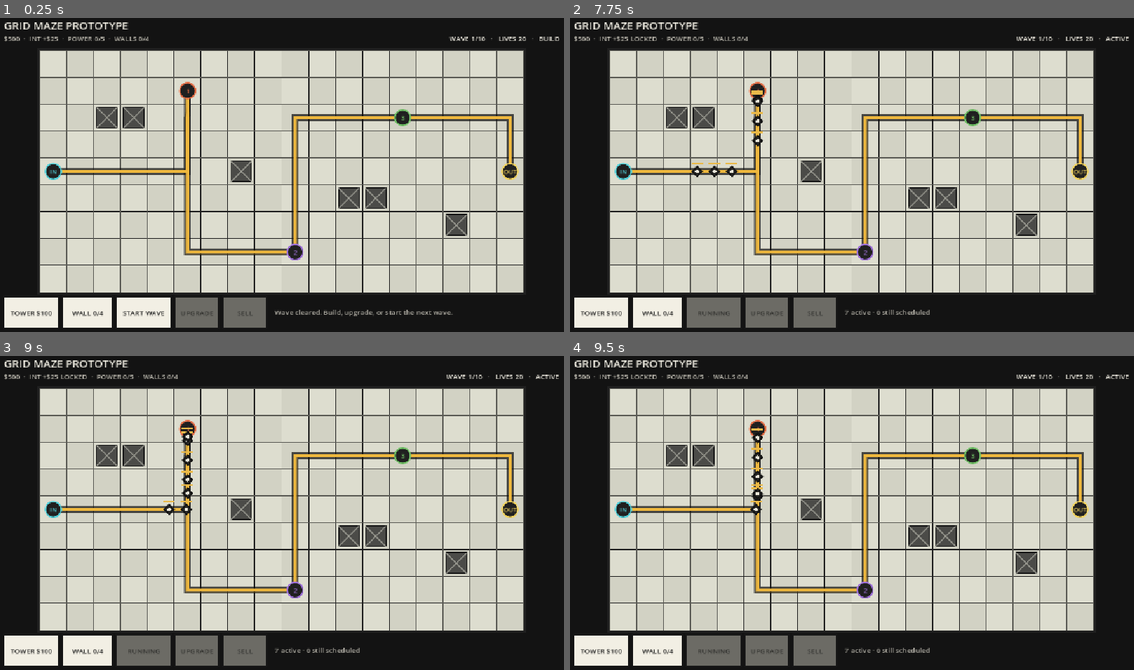
Above: before the commit, frames 1-4 (two rows, left to right).
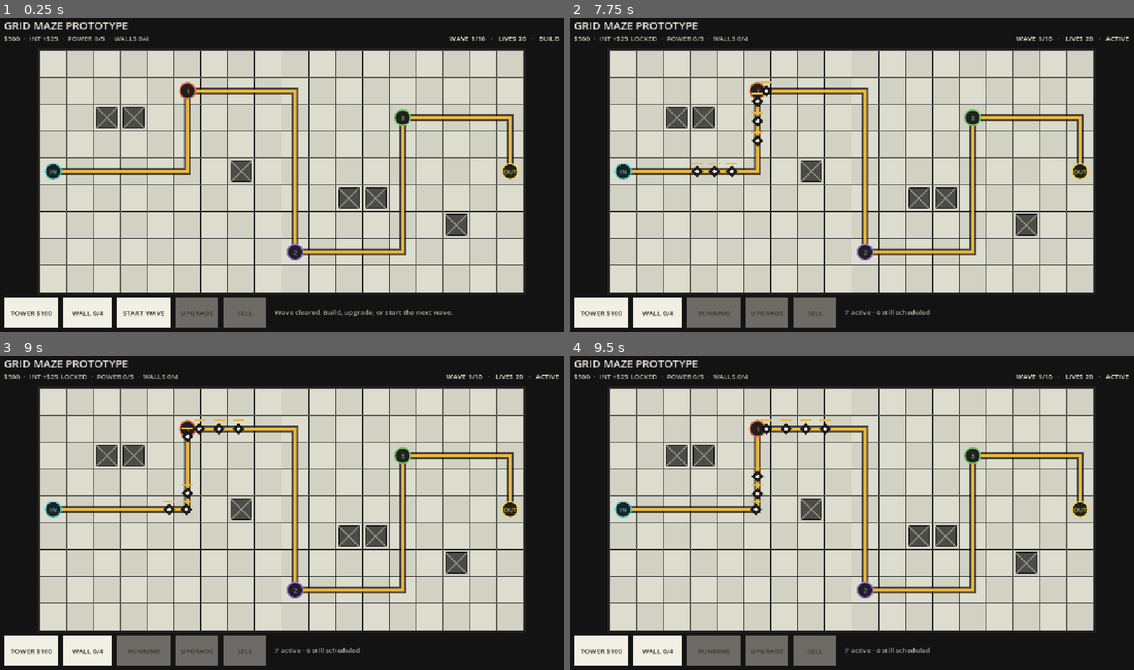
Above: after the commit, the same moments.

Repository: tstover91/Towerdefense
Game: Godot game, scene res://prototype/prototype_main.tscn
Two runs of this game, one before a commit and one after it. Both use one fixed random seed, a clock stepped at 60 frames per second and the inputs below.
Inputs (mouse positions are in pixels of both pictures, inside the frame that each line leads up to):
- Up to frame 1 (0.25 s): no input
- Up to frame 2 (7.75 s): tap Enter at 0.5 s; move the mouse to (976, 159) at 0.52 s; click (976, 159) at 0.67 s; tap Space at 0.77, 1.25, 3.77, 6.77 s; drag from (739, 193) to (823, 240) at 1.27 s; move the mouse to (908, 105) at 2.02 s; click (908, 105) at 2.17 s; drag from (823, 240) to (677, 127) at 2.77 s; move the mouse to (1021, 225) at 3.52 s; click (1021, 225) at 3.67 s; drag from (677, 127) to (767, 96) at 4.27 s; move the mouse to (880, 175) at 5.02 s; click (880, 175) at 5.17 s; drag from (767, 96) to (739, 193) at 5.77 s; move the mouse to (976, 159) at 6.52 s; click (976, 159) at 6.67 s; drag from (739, 193) to (823, 240) at 7.27 s
- Up to frame 3 (9 s): move the mouse to (338, 443) at 8.02 s; click (338, 443) at 8.17 s; drag from (253, 578) to (107, 465) at 8.77 s
- Up to frame 4 (9.5 s): no input

The runs differ from the first frame. In frame 1, 2.6% of the frame differs, in the area x 32-73%, y 22-76%; in frame 2, 2.6%; in frame 3, 2.7%; in frame 4, 2.8%, in the area x 32-73%, y 20-76%.

Commit message:
Prevent waypoint route backtracking

Diff:
--- a/prototype/grid_route_follower.gd
+++ b/prototype/grid_route_follower.gd
@@ -16,6 +16,8 @@
 var speed_pixels_per_second := 115.0
 var active := false
 var travel_direction := Vector2.RIGHT
+var traversed_edges: Dictionary = {}
+var last_reached_cell := Vector2i(-1, -1)
 
 
 func configure(
@@ -38,6 +40,8 @@
 	active = true
 	route.clear()
 	route_index = 0
+	traversed_edges.clear()
+	last_reached_cell = router.entrance
 	return reroute()
 
 
@@ -45,9 +49,12 @@
 	if not active or router == null:
 		return false
 	var anchor_cell := get_route_anchor_cell()
+	var unavailable_edges := _get_used_edges_with_active_step(anchor_cell)
 	var new_route: Array[Vector2i] = router.find_complete_route(
 		anchor_cell,
-		next_checkpoint_index
+		next_checkpoint_index,
+		{},
+		unavailable_edges
 	)
 	if new_route.is_empty():
 		active = false
@@ -72,6 +79,7 @@
 		"cell": anchor_cell,
 		"occupied_cells": occupied_cells,
 		"next_checkpoint_index": next_checkpoint_index,
+		"used_edges": _get_used_edges_with_active_step(anchor_cell),
 	}
 
 
@@ -112,6 +120,9 @@
 				break
 		position = target_position
 		var arrived_cell := route[route_index]
+		if last_reached_cell.x >= 0 and last_reached_cell != arrived_cell:
+			traversed_edges[router.get_edge_key(last_reached_cell, arrived_cell)] = true
+		last_reached_cell = arrived_cell
 		route_index += 1
 		while (
 			next_checkpoint_index < router.get_checkpoint_count()
@@ -127,6 +138,13 @@
 	queue_redraw()
 
 
+func _get_used_edges_with_active_step(anchor_cell: Vector2i) -> Dictionary:
+	var used_edges := traversed_edges.duplicate()
+	if last_reached_cell.x >= 0 and last_reached_cell != anchor_cell:
+		used_edges[router.get_edge_key(last_reached_cell, anchor_cell)] = true
+	return used_edges
+
+
 func _draw() -> void:
 	var radius := 9.0
 	draw_circle(Vector2.ZERO, radius + 3.0, BODY_OUTLINE)
--- a/prototype/grid_route_service.gd
+++ b/prototype/grid_route_service.gd
@@ -122,10 +122,15 @@
 	for route_state in active_route_states:
 		var route_cell := Vector2i(route_state.get("cell", entrance))
 		var next_checkpoint_index := int(route_state.get("next_checkpoint_index", 0))
+		var used_edges: Dictionary = {}
+		var state_used_edges = route_state.get("used_edges", {})
+		if state_used_edges is Dictionary:
+			used_edges = state_used_edges
 		if find_complete_route(
 			route_cell,
 			next_checkpoint_index,
-			candidate_blocks
+			candidate_blocks,
+			used_edges
 		).is_empty():
 			return false
 	return true
@@ -134,7 +139,8 @@
 func find_complete_route(
 	start: Vector2i,
 	next_checkpoint_index: int = 0,
-	blocks_override: Dictionary = {}
+	blocks_override: Dictionary = {},
+	used_edges_override: Dictionary = {}
 ) -> Array[Vector2i]:
 	if not is_inside_grid(start):
 		return []
@@ -144,11 +150,13 @@
 	if static_blocks.has(start) or active_blocks.has(start):
 		return []
 	var complete_route: Array[Vector2i] = []
+	var used_edges: Dictionary = used_edges_override.duplicate()
 	var cursor := start
 	for target in get_remaining_checkpoints(next_checkpoint_index):
-		var segment := _find_path(cursor, target, active_blocks)
+		var segment := _find_path(cursor, target, active_blocks, used_edges)
 		if segment.is_empty():
 			return []
+		_add_route_edges(segment, used_edges)
 		if not complete_route.is_empty():
 			segment.pop_front()
 		complete_route.append_array(segment)
@@ -159,7 +167,8 @@
 func _find_path(
 	start: Vector2i,
 	goal: Vector2i,
-	active_dynamic_blocks: Dictionary
+	active_dynamic_blocks: Dictionary,
+	used_edges: Dictionary = {}
 ) -> Array[Vector2i]:
 	if start == goal:
 		return [start]
@@ -197,6 +206,7 @@
 				not is_inside_grid(next_cell)
 				or static_blocks.has(next_cell)
 				or active_dynamic_blocks.has(next_cell)
+				or used_edges.has(get_edge_key(current_cell, next_cell))
 			):
 				continue
 			var next_state := Vector3i(next_cell.x, next_cell.y, direction_index)
@@ -233,5 +243,16 @@
 	return reversed_route
 
 
+func get_edge_key(first: Vector2i, second: Vector2i) -> Vector4i:
+	if first.x < second.x or (first.x == second.x and first.y <= second.y):
+		return Vector4i(first.x, first.y, second.x, second.y)
+	return Vector4i(second.x, second.y, first.x, first.y)
+
+
+func _add_route_edges(route: Array[Vector2i], used_edges: Dictionary) -> void:
+	for index in range(1, route.size()):
+		used_edges[get_edge_key(route[index - 1], route[index])] = true
+
+
 func _manhattan(first: Vector2i, second: Vector2i) -> float:
 	return float(absi(first.x - second.x) + absi(first.y - second.y))
--- a/tools/prototype_grid_routing_smoke.gd
+++ b/tools/prototype_grid_routing_smoke.gd
@@ -47,10 +47,53 @@
 	_assert(router.can_add_dynamic_block(Vector2i(5, 3), active_state), "opening another gap permits placement")
 
 	_test_live_reroute(grid_size, entrance, waypoints, exit_cell)
+	_test_retracing_is_rejected()
+	_test_perpendicular_crossing_is_allowed()
 	_test_frame_independent_movement()
 	_test_layout_remap()
 
 	_finish("PROTOTYPE_GRID_ROUTING_SMOKE_OK")
+
+
+func _test_retracing_is_rejected() -> void:
+	var router: RefCounted = GridRouterScript.new()
+	var waypoints: Array[Vector2i] = [Vector2i(4, 0)]
+	router.configure(
+		Vector2i(5, 1),
+		Vector2i(0, 0),
+		waypoints,
+		Vector2i(0, 0)
+	)
+	_assert(
+		router.find_complete_route(Vector2i(0, 0)).is_empty(),
+		"a later waypoint segment cannot retrace an earlier route edge"
+	)
+
+
+func _test_perpendicular_crossing_is_allowed() -> void:
+	var router: RefCounted = GridRouterScript.new()
+	var waypoints: Array[Vector2i] = [Vector2i(4, 2), Vector2i(2, 0)]
+	router.configure(
+		Vector2i(5, 5),
+		Vector2i(0, 2),
+		waypoints,
+		Vector2i(2, 4)
+	)
+	var route: Array[Vector2i] = router.find_complete_route(Vector2i(0, 2))
+	_assert(not route.is_empty(), "a route may cross a previously visited tile")
+	var crossing_visits := 0
+	for cell in route:
+		if cell == Vector2i(2, 2):
+			crossing_visits += 1
+	_assert(crossing_visits == 2, "the crossing tile is visited in both directions")
+	var used_edges: Dictionary = {}
+	var unique_edges := true
+	for index in range(1, route.size()):
+		var edge = router.get_edge_key(route[index - 1], route[index])
+		if used_edges.has(edge):
+			unique_edges = false
+		used_edges[edge] = true
+	_assert(unique_edges, "a crossing uses four distinct edges instead of retracing")
 
 
 func _test_live_reroute(
Not shown, changed: prototype/README.md
